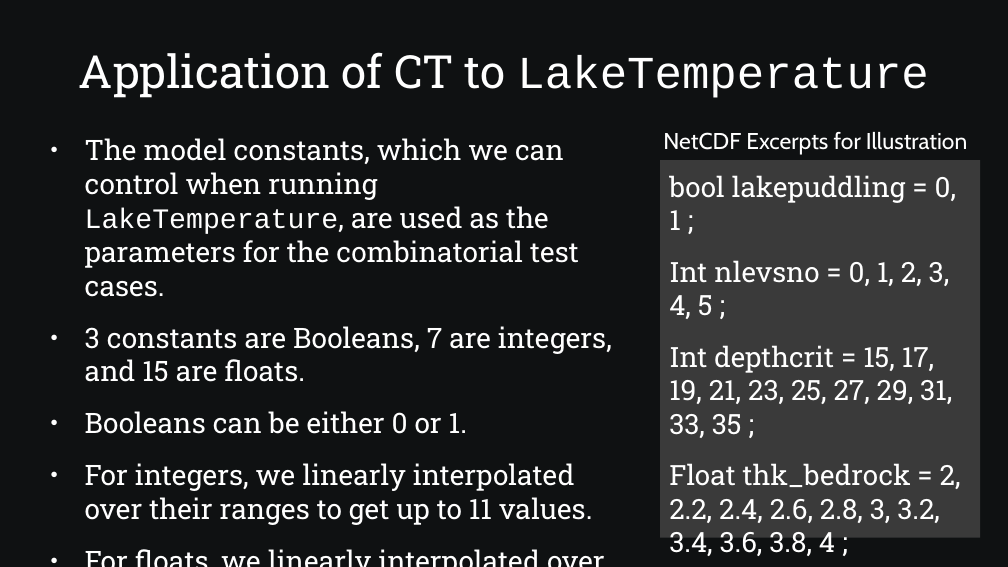
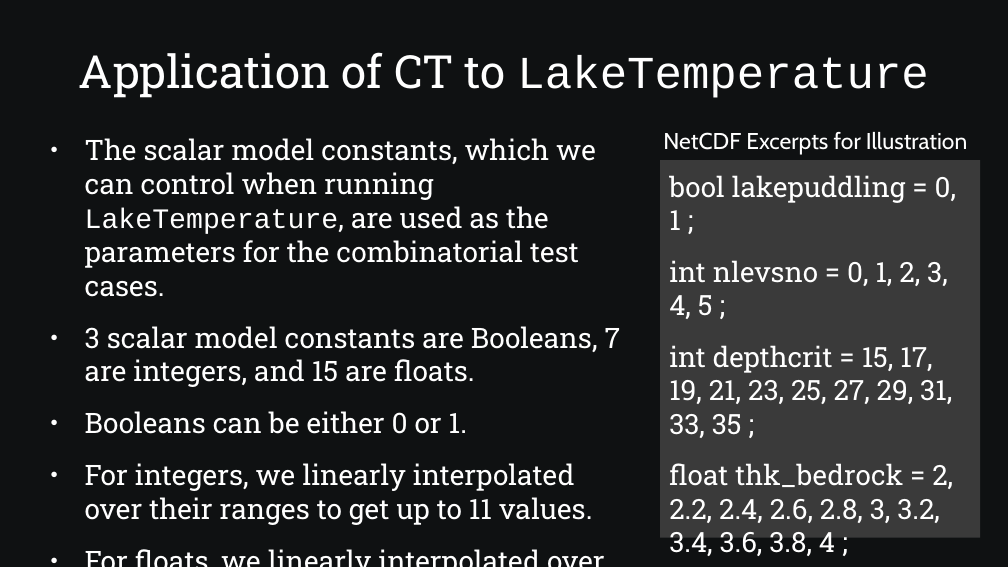
Before and after one commit to SamAllen06/lake_temp_work, a slide deck: slide 17 of documentation/for_collaborators/AnalysisOverview.pptx. Drawn at 1008x567 pixels with LibreOffice and Linux fonts; fonts in the diff are those of the drawing. Boxes give left, top, right and bottom in pixels: in the first picture for what was removed or moved away, otherwise in the second. Text is boxed around its words. In the diff, an @@ line names an element or a change of style, - is before the commit and + after.

```diff
--- a/documentation/for_collaborators/AnalysisOverview.pptx
+++ b/documentation/for_collaborators/AnalysisOverview.pptx
@@ text at <box>85,138,621,387</box>: text changed @@
-● The model constants, which we can control when running LakeTemperature, are used as the parameters for the combinatorial test cases.
-● 3 constants are Booleans, 7 are integers, and 15 are floats.
+● The scalar model constants, which we can control when running LakeTemperature, are used as the parameters for the combinatorial test cases.
+● 3 scalar model constants are Booleans, 7 are integers, and 15 are floats.
@@ text in rectangle at <box>669,260,953,559</box>: text changed @@
-Int nlevsno = 0, 1, 2, 3, 4, 5 ;
-Int depthcrit = 15, 17, 19, 21, 23, 25, 27, 29, 31, 33, 35 ;
-Float thk_bedrock = 2, 2.2, 2.4, 2.6, 2.8, 3, 3.2, 3.4, 3.6, 3.8, 4 ;
+int nlevsno = 0, 1, 2, 3, 4, 5 ;
+int depthcrit = 15, 17, 19, 21, 23, 25, 27, 29, 31, 33, 35 ;
+float thk_bedrock = 2, 2.2, 2.4, 2.6, 2.8, 3, 3.2, 3.4, 3.6, 3.8, 4 ;
```
Also in this commit, not shown: 18 other slides changed, 1 slide added, 1 other file.
